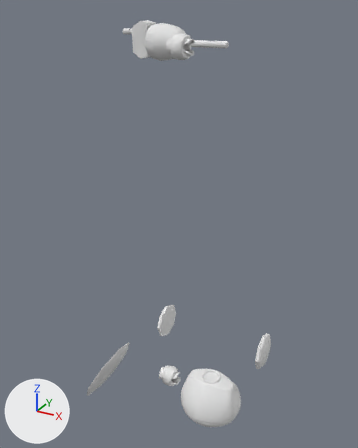
Before and after pictures for a commit that changed the Blender file rbt_arg.blend.
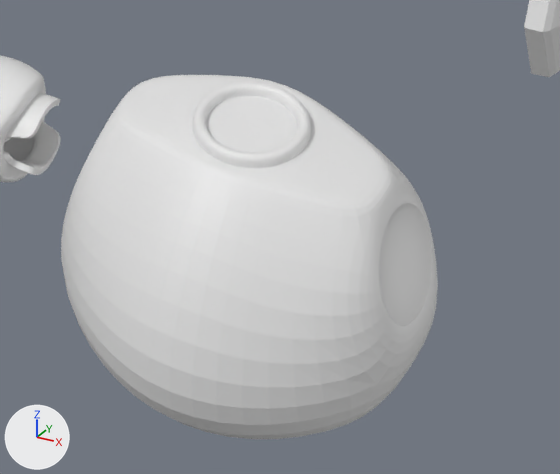
There are two pictures of each version: one whole from a 50 mm camera at (1.56, -3.485, 3.581) aimed at (-0.319, -0.068, 1.873), one close up on the part from 48% to 73% of the width and 80% to 97% of the height. The axes (+X, +Y, +Z) are drawn at lower left. The lights are the same throughout.

The scene before the commit, as lines of its bpy script (objects in view):
```python
me_cube_002 = bpy.data.meshes.new('Cube.002')
me_cube_002.from_pydata(...)  # 141 vertices, 132 faces; spans x 0.0..0.304, y -0.326..0.329, z -0.168..0.322
me_cylinder_005 = bpy.data.meshes.new('Cylinder.005')
me_cylinder_005.from_pydata(...)  # 260 vertices, 232 faces; spans x -50.4..1.6, y -1.6..1.6, z -1.5..3.3
me_sphere_002 = bpy.data.meshes.new('Sphere.002')
me_sphere_002.from_pydata(...)  # 122 vertices, 128 faces; spans x -1.33..0.67, y -1.0..1.0, z -3.32..-2.91
ob_arm = bpy.data.objects.new('arm', me_cylinder_005)
ob_arm.location = (-0.459, 0.0, 0.128)
ob_arm.rotation_euler = (0.0, 1.571, 0.0)  # degrees (0, 90, 0)
ob_arm.scale = (0.0649, 0.0649, 0.0649)
_m = ob_arm.modifiers.new('Subdivision', 'SUBSURF')
_m.levels = 2
_m = ob_arm.modifiers.new('Solidify', 'SOLIDIFY')
_m.thickness = 0.16
ob_cube_001 = bpy.data.objects.new('Cube.001', me_cube_002)
ob_cube_001.location = (0.0, -0.001, 0.0)
_m = ob_cube_001.modifiers.new('Mirror', 'MIRROR')
_m.use_clip = True
_m = ob_cube_001.modifiers.new('Subdivision', 'SUBSURF')
_m.levels = 2
ob_sphere_002 = bpy.data.objects.new('Sphere.002', me_sphere_002)
ob_sphere_002.location = (0.0, 0.0, 0.739)
ob_sphere_002.rotation_euler = (0.0, 1.571, 0.0)  # degrees (0, 90, 0)
ob_sphere_002.scale = (0.161, 0.161, 0.161)
_m = ob_sphere_002.modifiers.new('Mirror', 'MIRROR')
_m.use_axis = (False, False, True)
```
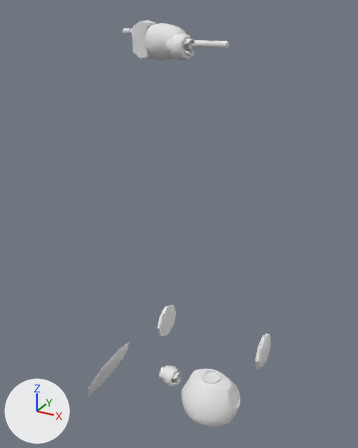
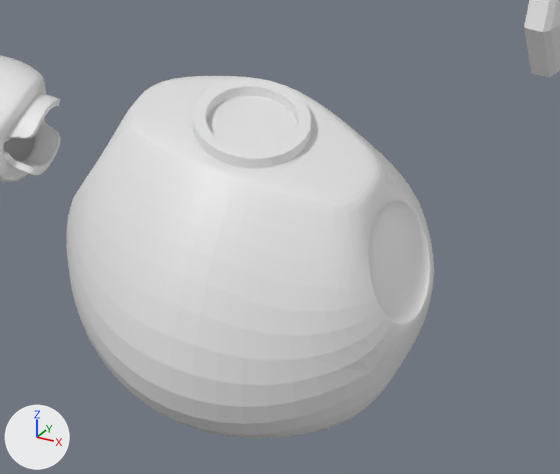
Commit message: peito finalizado

Where the change shows, as pixel boxes (x1, y1, x2, y2) in the close-ups (560 x 474 px; the box of a moved part takes in the faces that stretch with it):
```json
{"object": "Cube.001", "change": "reshaped", "before": [61, 75, 438, 439], "after": [67, 76, 434, 439]}
{"part": 1, "of": "me_cube_002", "change": "moved or reshaped", "before": [61, 75, 438, 439], "after": [67, 76, 434, 438]}
{"part": 2, "of": "me_cube_002", "change": "shading changed", "before": [99, 76, 335, 437], "after": [99, 76, 335, 437]}
```

Edits to the scene script, one JSON object a line:
```json
{"block": "me_cube_002", "where": "# used by ob_cube_001; location = (0.0, -0.001, 0.0)"}
{"op": "remove", "block": "me_cube_002", "code": "me_cube_002.from_pydata(...)  # 141 vertices, 132 faces; spans x 0.0..0.304, y -0.326..0.329, z -0.168..0.322"}
{"op": "add", "block": "me_cube_002", "code": "me_cube_002.from_pydata(...)  # 141 vertices, 132 faces; spans x 0.0..0.298, y -0.326..0.329, z -0.168..0.322"}
{"block": "me_cube_002", "change": "me_cube_002 part 1: 83 of 141 vertices moved; they spanned x 0.212..0.304, y -0.16..0.111, z -0.006..0.277 and now span x 0.192..0.298, y -0.16..0.111, z 0.033..0.277; mean shift (-0.011, 0.0, 0.001); largest move (0.304, -0.117, -0.006) -> (0.291, -0.117, 0.033)"}
{"block": "me_cube_002", "change": "me_cube_002 part 2: creased or bevel-weighted edges go from 0 to 12"}
```
